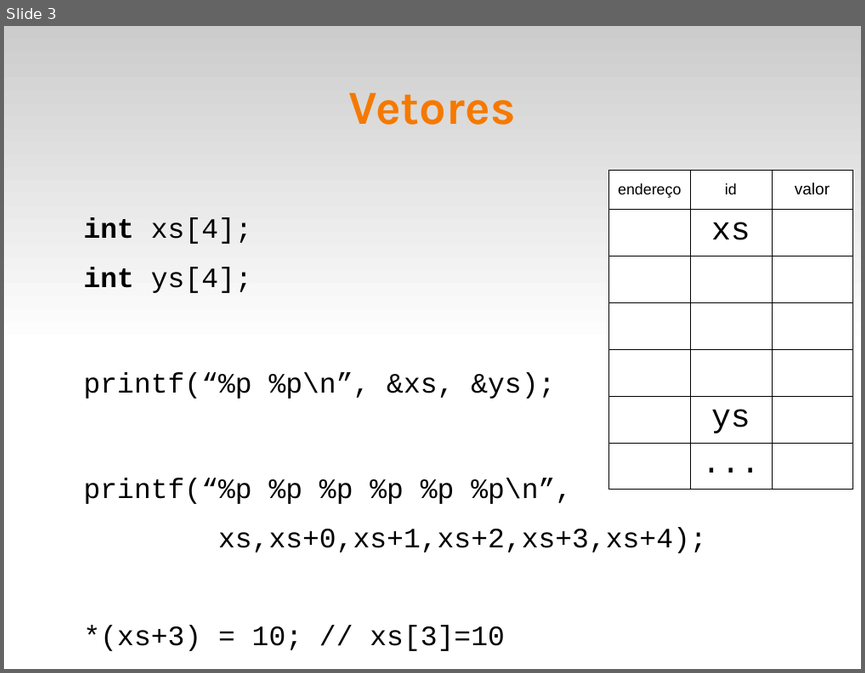
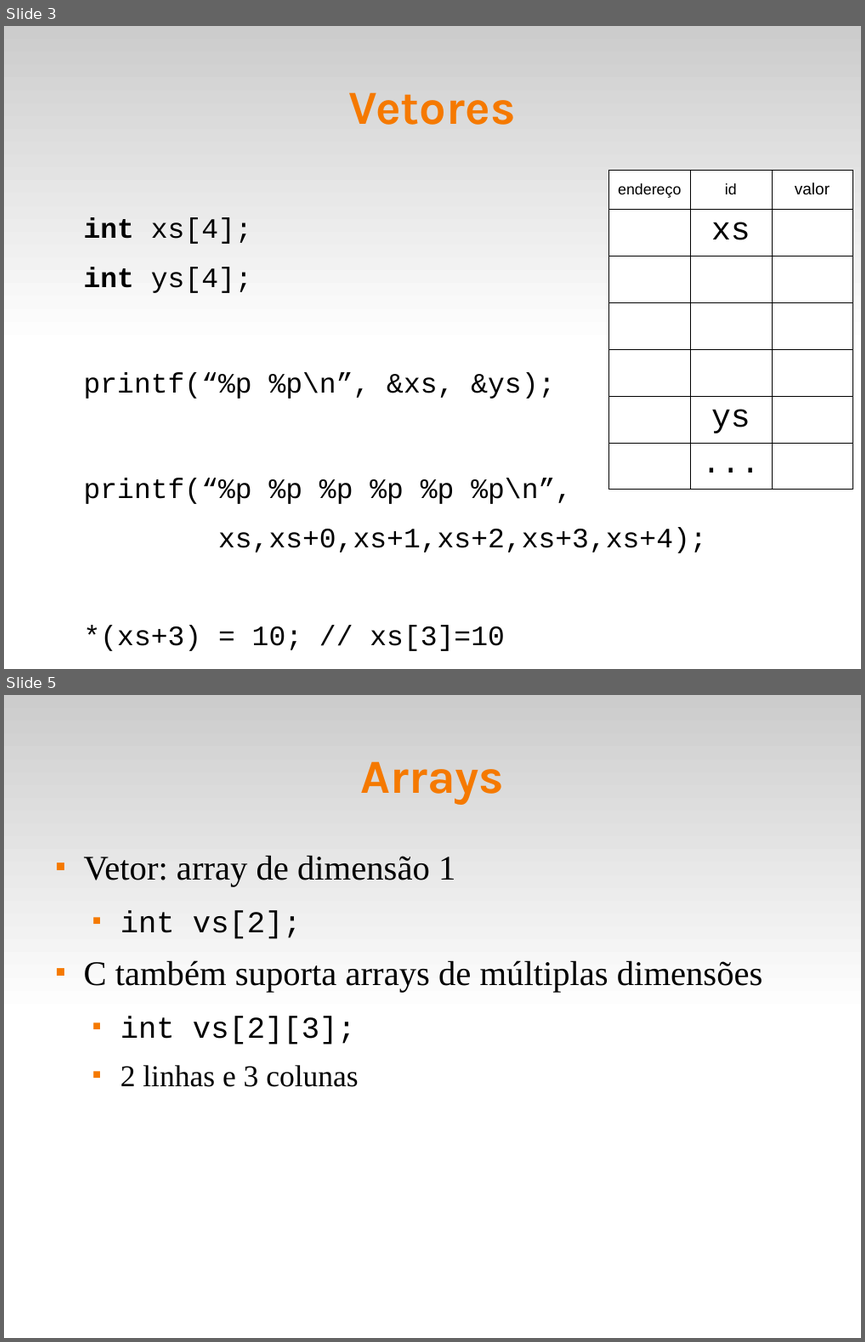
Before and after one commit to fsantanna-uerj/LP1, a slide deck: Slides/lp1-06-vetores.odp. Shown one above the other, each under a label of ours: slide 3 before the commit, slides 3 and 5 after it; the slides between them are not shown. The pictures are 865x673 and 865x1342 pixels, drawn with LibreOffice and Linux fonts; fonts in the diff are those of the drawing. Boxes give left, top, right and bottom in pixels: in the first picture for what was removed or moved away, otherwise in the second. Text is boxed around its words. In the diff, an @@ line names an element or a change of style, - is before the commit and + after.

```diff
--- a/Slides/lp1-06-vetores.odp
+++ b/Slides/lp1-06-vetores.odp
@@ slide 5 added at (4,695,861,1338), background #FFFFFF; not listed: 1 template element that a slide beside it also shows @@
@@ title added at (360,761,504,805), 44 pt, text #F57900, bold @@
+Arrays
@@ text added at (84,855,762,1087), 32 pt, text #000000 @@
+■ Vetor: array de dimensão 1
+  ■ int vs[2];
+■ C também suporta arrays de múltiplas dimensões
+  ■ int vs[2][3];
+  ■ 2 linhas e 3 colunas
```
Also in this commit, not shown: 2 slides changed, 3 other slides added, 5 other files.
